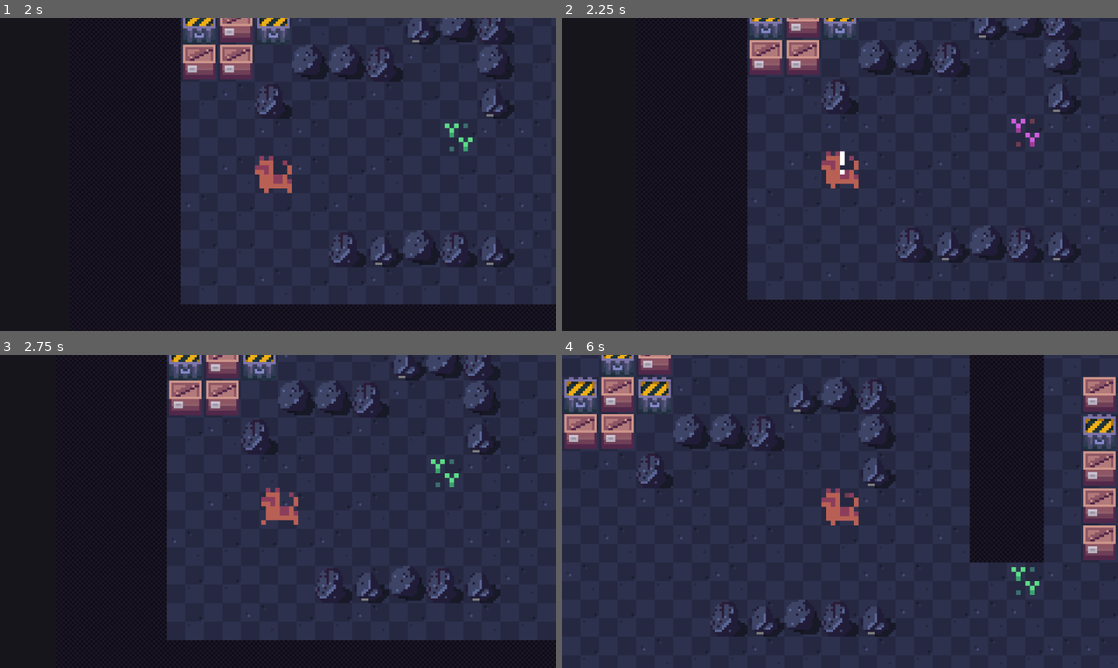
Above: before the commit, frames 1-4 (two rows, left to right).
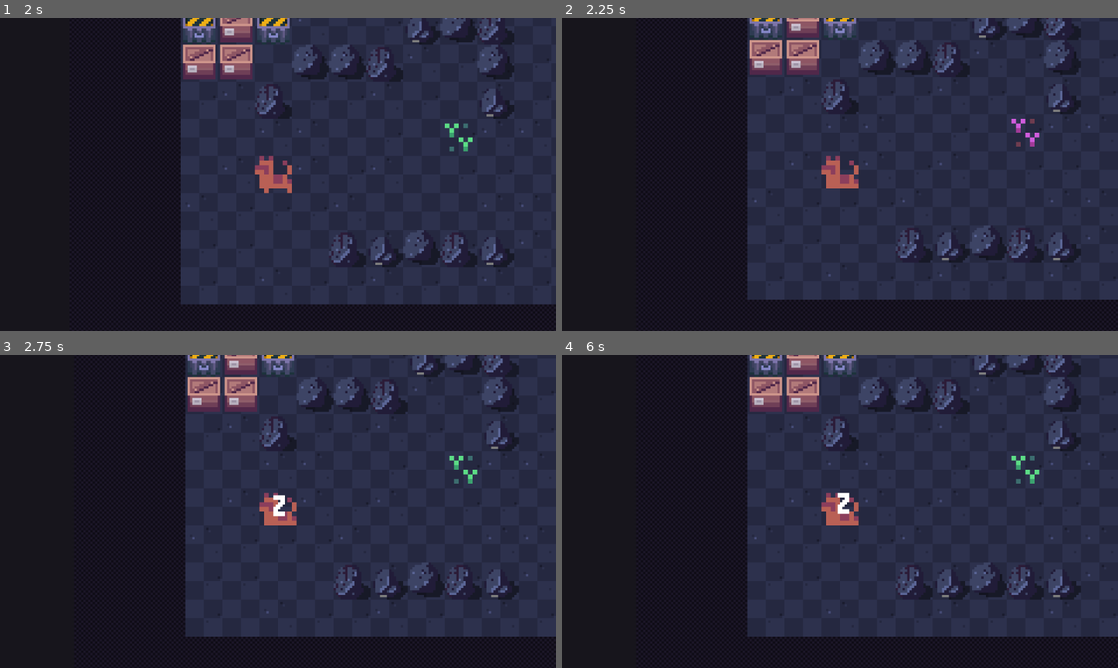
Above: after the commit, the same moments.

Repository: colinbellino/ai-and-games-2022
Game: Godot game, scene res://media/scenes/main.tscn
The game is run twice, just before and just after one commit, with the same random seed, the same clock (stepped at 60 frames per second) and the same inputs.
Inputs (mouse positions are in pixels of both pictures, inside the frame that each line leads up to):
- Up to frame 1 (2 s): click "Start" at 0.5 s; tap Enter at 1.25 s; move the mouse to (278, 174) at 1.27 s; press the mouse at (278, 174) at 1.28 s; hold D (move_right) from 1.28 s (still down)
- Up to frame 2 (2.25 s): tap Space at 2 s; move the mouse to (1017, 136) at 2.02 s; release D (move_right) at 2.03 s; release the mouse at (1017, 136) at 2.03 s; hold S (move_down) from 2.03 s (still down); click (1017, 136) at 2.1 s
- Up to frame 3 (2.75 s): keep holding S (move_down)
- Up to frame 4 (6 s): move the mouse to (895, 442) at 2.77 s; release S (move_down) at 2.78 s; press the mouse at (895, 442) at 2.78 s; hold D (move_right) 2.78-3.53 s; move the mouse to (1117, 564) at 3.52 s; release the mouse at (1117, 564) at 3.53 s; hold Z (move_up) 3.53-4.28 s; click (1117, 564) at 3.6 s; move the mouse to (1006, 558) at 4.27 s; press the mouse at (1006, 558) at 4.28 s; hold Q (move_left) 4.28-5.78 s; tap Enter at 5 s; move the mouse to (673, 464) at 5.02 s; release the mouse at (673, 464) at 5.03 s; click (673, 464) at 5.1 s; tap Space at 5.75 s; move the mouse to (867, 511) at 5.77 s; press the mouse at (867, 511) at 5.78 s; hold S (move_down) from 5.78 s (still down)

Frame 1 is identical in both runs. In frame 2, 0.4% of the frame differs, in the area x 46-54%, y 42-55%; in frame 3, 13%; in frame 4, 58%, in the area x 0-100%, y 0-100%.

Commit message:
Fix input map so it works on touchscreen too

Diff:
--- a/project.godot
+++ b/project.godot
@@ -207,7 +207,7 @@
 }
 mouse_left={
 "deadzone": 0.5,
-"events": [ Object(InputEventMouseButton,"resource_local_to_scene":false,"resource_name":"","device":0,"alt":false,"shift":false,"control":fal …(189 unchanged characters)…
+"events": [ Object(InputEventMouseButton,"resource_local_to_scene":false,"resource_name":"","device":-1,"alt":false,"shift":false,"control":fal …(189 unchanged characters)…
  ]
 }
 debug_1={
--- a/src/MouseArea2D.gd
+++ b/src/MouseArea2D.gd
@@ -3,11 +3,11 @@
 onready var entity = get_parent()
 
 func _ready() -> void:
-    var _result = connect("input_event", self, "_mouse_event")
+    var _result = connect("input_event", self, "on_input_event")
 
-func _mouse_event(_viewport: Node, event: InputEvent, _shape_idx: int) -> void:
+func on_input_event(_viewport: Node, event: InputEvent, _shape_idx: int) -> void:
     if event is InputEventMouseMotion:
         pass # We could do something with mouseovers here
 
-    if event is InputEventMouseButton and event.is_action_pressed("mouse_left"):
+    if event.is_action_released("mouse_left"):
         entity.interact()
